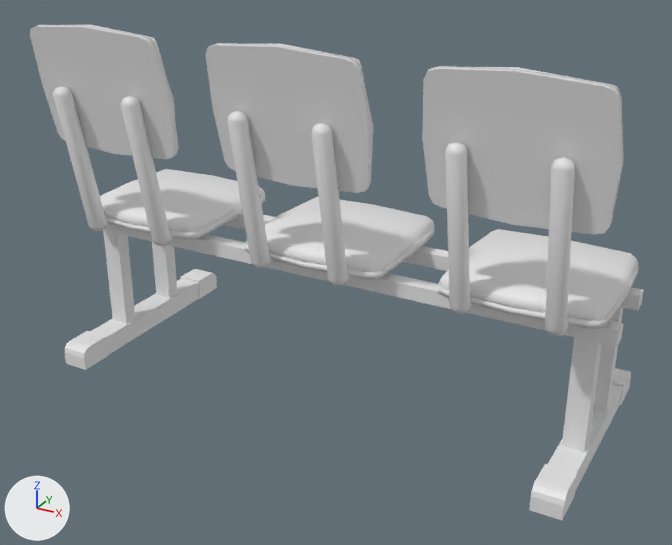
The FBX model Assets/_Visual/Environment/_Interiors/Props/Seats/Cadeira_de_Espera.fbx: old version first, new version second.
The view is the same before and after, from a 50 mm camera at (1.45, -2.68, 1.76) aimed at (0.02, -0.08, 0.46). Every picture has the same lights, and +X, +Y and +Z are marked at lower left. Where no turn or scale is listed for an object, it has been applied to the vertices.

The first picture shows 'Cadeira_de_Espera'.
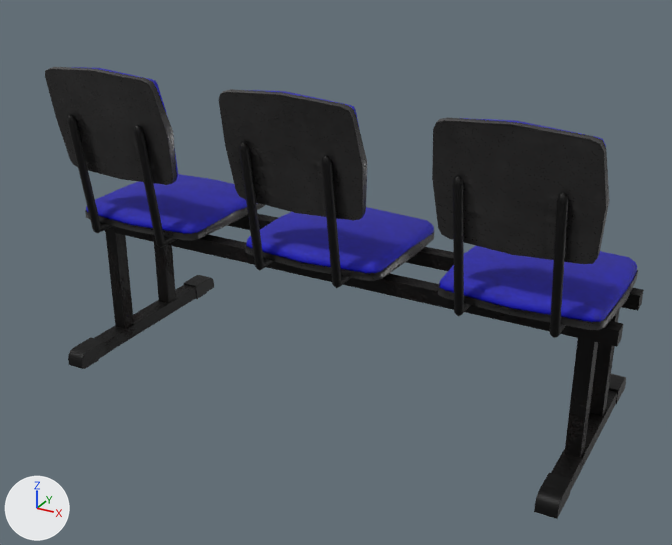
Commit message: change waiting chair

Boxes [x1, y1, x2, y2] around the edits, measured in the pictures (672 x 545 px; the box of a moved part takes in the faces that stretch with it):
'Cadeira_de_Espera', reshaped (9% shorter)
    before: [30, 25, 644, 520]
    after: [45, 67, 644, 519]
part 1 of me_cube_010, moved or reshaped
    before: [30, 25, 177, 159]
    after: [45, 67, 177, 185]
part 2 of me_cube_010, moved or reshaped
    before: [87, 25, 179, 152]
    after: [71, 67, 178, 179]
part 3 of me_cube_010, moved or reshaped
    before: [422, 66, 624, 234]
    after: [432, 118, 609, 264]
part 4 of me_cube_010, moved or reshaped
    before: [482, 67, 621, 95]
    after: [463, 118, 606, 147]
part 5 of me_cube_010, moved or reshaped
    before: [206, 43, 373, 193]
    after: [219, 89, 367, 220]
part 6 of me_cube_010, moved or reshaped
    before: [271, 44, 363, 74]
    after: [249, 90, 360, 130]
part 7 of me_cube_010, rebuilt
    before: [445, 142, 474, 314]
    after: [453, 175, 471, 316]
part 8 of me_cube_010, rebuilt
    before: [53, 86, 113, 231]
    after: [67, 114, 112, 233]
part 9 of me_cube_010, rebuilt
    before: [545, 157, 575, 336]
    after: [550, 192, 568, 338]
part 10 of me_cube_010, moved or reshaped
    before: [65, 96, 643, 520]
    after: [68, 125, 643, 519]
part 11 of me_cube_010, recoloured
    both: [617, 290, 644, 346]

The change, as a list of edits to the scene's bpy script:
```text
Add mat_cadeira:
    mat_cadeira = bpy.data.materials.new('Cadeira')
    # uses the picture img_cadeira_de_espera_export_basecolor_png
    # uses the picture img_cadeira_de_espera_export_metallic_png
    # uses the picture img_cadeira_de_espera_export_normal_png
    # uses the picture img_cadeira_de_espera_export_roughness_png
Change me_cube_010:
    remove me_cube_010.from_pydata(...)  # 1268 vertices, 1196 faces; spans x -1.01..1.01, y -0.43..0.43, z -0.02..1.28
    add me_cube_010.from_pydata(...)  # 1264 vertices, 1192 faces; spans x -1.01..1.01, y -0.43..0.43, z -0.02..1.14
    me_cube_010 part 1: the loose piece of 46 vertices spanning x -0.99..-0.45, y -0.39..-0.29, z 0.84..1.28 is scaled about its middle by (0.9, 1, 0.9), then moved by (0.0, 0.02, -0.12), in mat_cadeira
    me_cube_010 part 2: the loose piece of 82 vertices spanning x -0.99..-0.45, y -0.38..-0.26, z 0.84..1.28 is scaled about its middle by (0.9, 1, 0.9), then moved by (0.0, 0.02, -0.12), in mat_cadeira
    me_cube_010 part 3: the loose piece of 46 vertices spanning x 0.44..0.99, y -0.39..-0.29, z 0.84..1.28 is scaled about its middle by (0.9, 1, 0.9), then moved by (0.0, 0.02, -0.12), in mat_cadeira
    me_cube_010 part 4: the loose piece of 82 vertices spanning x 0.45..0.99, y -0.38..-0.26, z 0.84..1.28 is scaled about its middle by (0.9, 1, 0.9), then moved by (0.0, 0.02, -0.12), in mat_cadeira
    me_cube_010 part 5: the loose piece of 46 vertices spanning x -0.27..0.28, y -0.39..-0.29, z 0.84..1.28 is scaled about its middle by (0.9, 1, 0.9), then moved by (0.0, 0.02, -0.12), in mat_cadeira
    me_cube_010 part 6: the loose piece of 82 vertices spanning x -0.27..0.27, y -0.38..-0.26, z 0.84..1.28 is scaled about its middle by (0.9, 1, 0.9), then moved by (0.0, 0.02, -0.12), in mat_cadeira
    me_cube_010 part 7: the loose piece of 48 vertices spanning x 0.53..0.59, y -0.4..0.16, z 0.51..1.07 is rebuilt with 48 vertices and now spans x 0.54..0.57, y -0.36..0.18, z 0.5..0.97, in mat_cadeira
    me_cube_010 part 8: the loose piece of 48 vertices spanning x -0.91..-0.85, y -0.4..0.16, z 0.51..1.07 is rebuilt with 48 vertices and now spans x -0.89..-0.86, y -0.36..0.18, z 0.5..0.97, in mat_cadeira
    me_cube_010 part 9: the loose piece of 48 vertices spanning x 0.82..0.88, y -0.4..0.16, z 0.51..1.07 is rebuilt with 48 vertices and now spans x 0.84..0.87, y -0.36..0.18, z 0.5..0.97, in mat_cadeira
    me_cube_010 part 10: 66 vertices moved within x -0.99..0.97, y -0.4..0.4, z -0.02..0.58; 578 vertices removed from x -0.99..0.99, y -0.43..0.43, z 0.0..1.07; 574 vertices added at x -0.99..0.99, y -0.43..0.43, z 0.0..0.97
    me_cube_010 part 11: 24 faces spanning x -1.01..1.01, y -0.4..0.4, z -0.02..0.51 switch from mat_export (white #e7e7e7) to mat_cadeira
```
